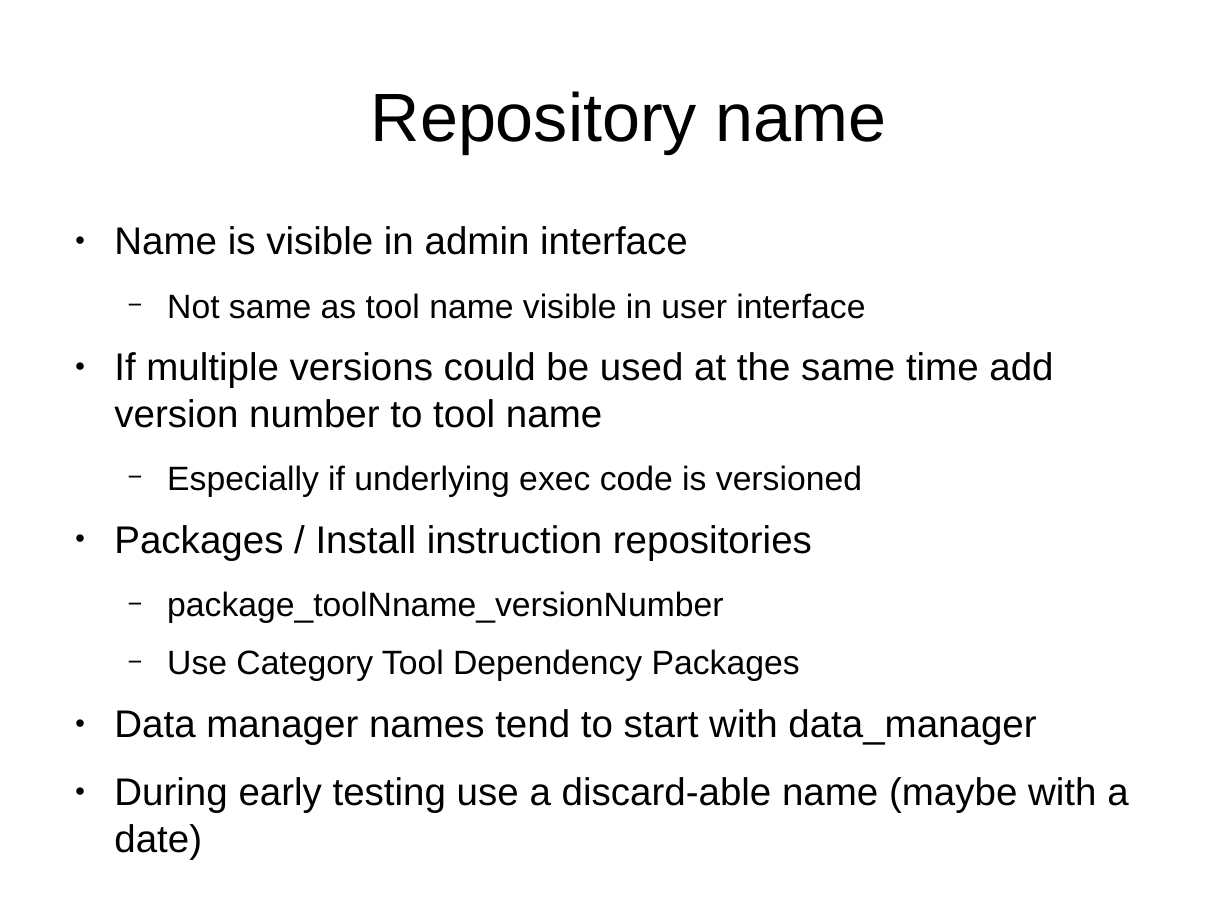
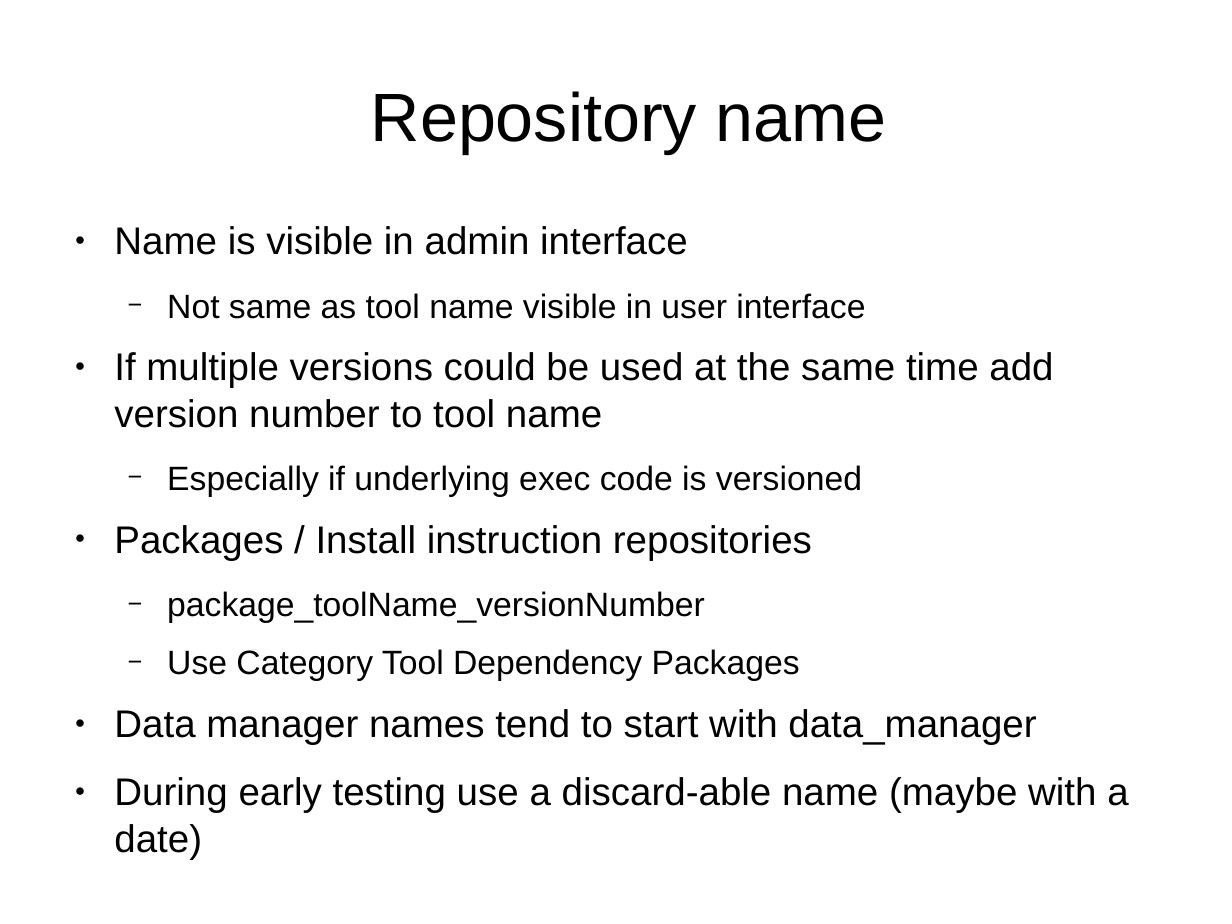
Before and after one commit to Christian-B/galaxy_tutorial, a slide deck: slide 10 of toolsheds.odp. Drawn at 1232x924 pixels with LibreOffice and Linux fonts; fonts in the diff are those of the drawing. Boxes give left, top, right and bottom in pixels: in the first picture for what was removed or moved away, otherwise in the second. Text is boxed around its words. In the diff, an @@ line names an element or a change of style, - is before the commit and + after.

```diff
--- a/toolsheds.odp
+++ b/toolsheds.odp
@@ text at bbox=[167, 591, 705, 623]: text changed @@
-  − package_toolNname_versionNumber
+  − package_toolName_versionNumber
```
Also in this commit, not shown: 1 other slide changed.
